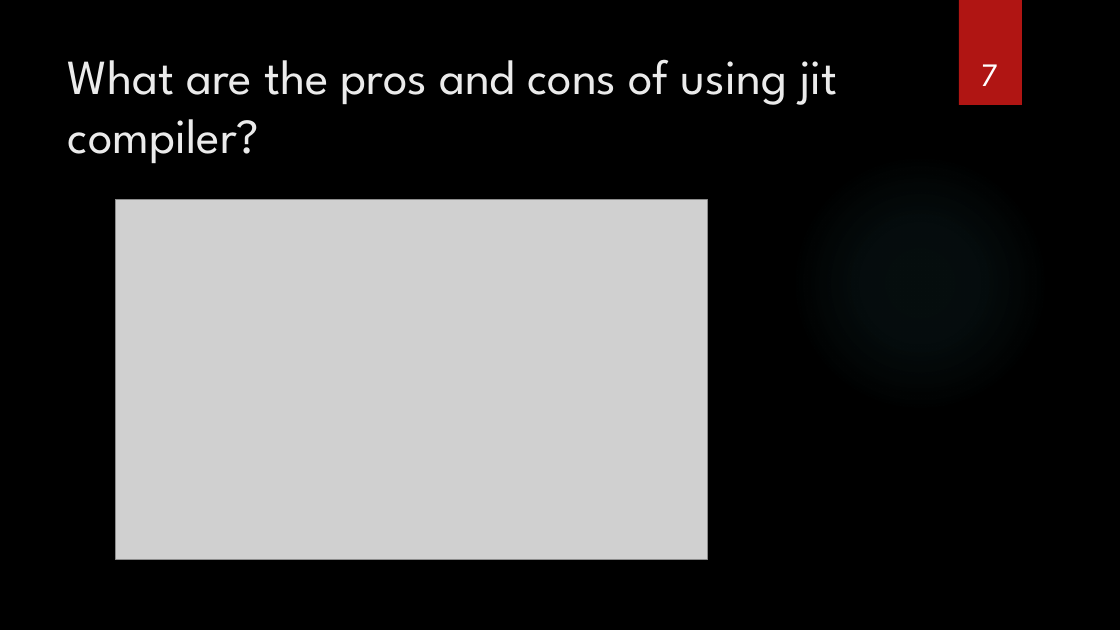
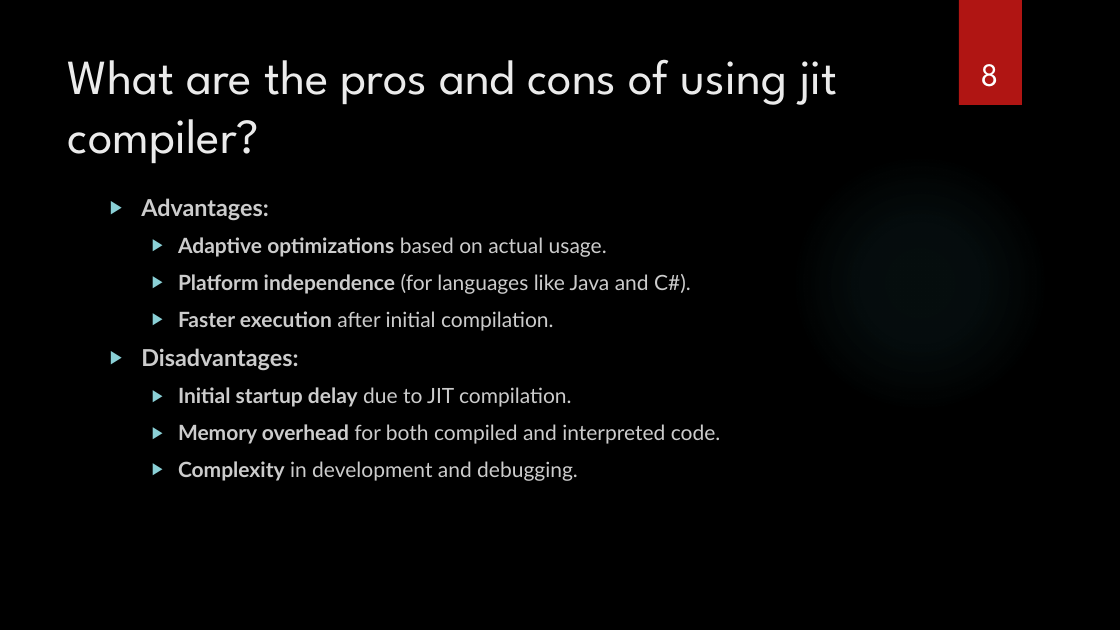
Before and after one commit to sebivenlo/esd-2024-jit-compiler, a slide deck: slide 8 of documents/presentation/presentation jit compiler.pptx (slide 7 before the commit). Drawn at 1120x630 pixels with LibreOffice and Linux fonts; fonts in the diff are those of the drawing; grey boxes stand for pictures; background and template pictures are left out. Boxes give left, top, right and bottom in pixels: in the first picture for what was removed or moved away, otherwise in the second. Text is boxed around its words. In the diff, an @@ line names an element or a change of style, - is before the commit and + after.

```diff
--- a/documents/presentation/presentation jit compiler.pptx
+++ b/documents/presentation/presentation jit compiler.pptx
@@ page number at (981,64,999,87): text changed @@
-7
+8
@@ picture removed at (116,199,707,560) @@
@@ text added at (141,198,721,481), 18 pt, text #CCCCCC @@
+▶ Advantages:
+  ▶ Adaptive optimizations based on actual usage.
+  ▶ Platform independence (for languages like Java and C#).
+  ▶ Faster execution after initial compilation.
+▶ Disadvantages:
+  ▶ Initial startup delay due to JIT compilation.
+  ▶ Memory overhead for both compiled and interpreted code.
+  ▶ Complexity in development and debugging.
```
Also in this commit, not shown: 2 other slides changed, 1 slide added, 4 slides removed, 1 other file.
